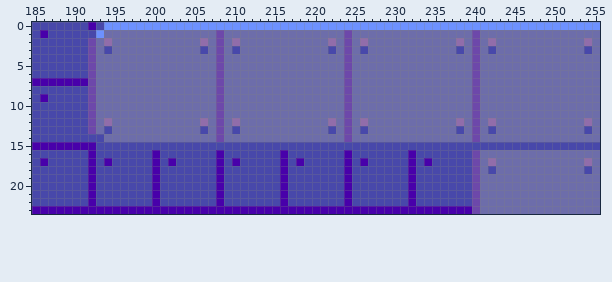
Two versions of one pixel-art file, aseprite work/level 13.aseprite. The picture above was drawn from the file before the commit.
256x256 pixels, 1 frame. Shown: x 185..255, y 0..23. The commit also changed other parts of the picture, which this record leaves out.
Now the later version:
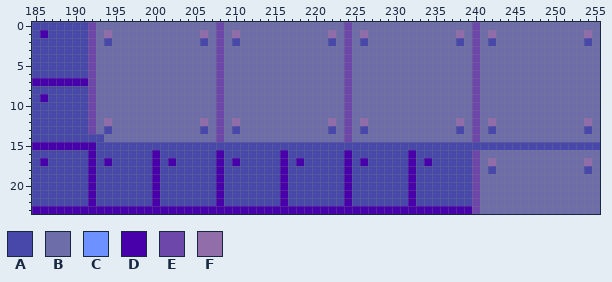
Palette (. is transparent): A #4848aa  B #6d6daa  C #6d91ff  D #4800aa  E #6d48aa  F #916daa
From old to new:
Layer "Tilemap 1":
The author changed colour F to colour A in row 2 at x 194, 206, 210, 222, 226, 238, 242 and 254.
The author changed colour A to colour B in row 0 at x 193; in row 3 at x 194, 206, 210, 222, 226, 238, 242 and 254.
The author changed colour C to colour B in row 0 at x 194 to 207, 209 to 223, 225 to 239 and 241 to 255; in row 1 at x 193.
The author changed colour A to colour E in row 1 at x 192.
The author changed colour C to colour E in row 0 at x 208, 224 and 240.
The author changed colour D to colour E in row 0 at x 192.
The author changed colour B to colour F in row 1 at x 194, 206, 210, 222, 226, 238, 242 and 254.
Changed places in both pictures, as pixel boxes (x1, y1, x2, y2):
changed: (88, 22, 600, 54)
